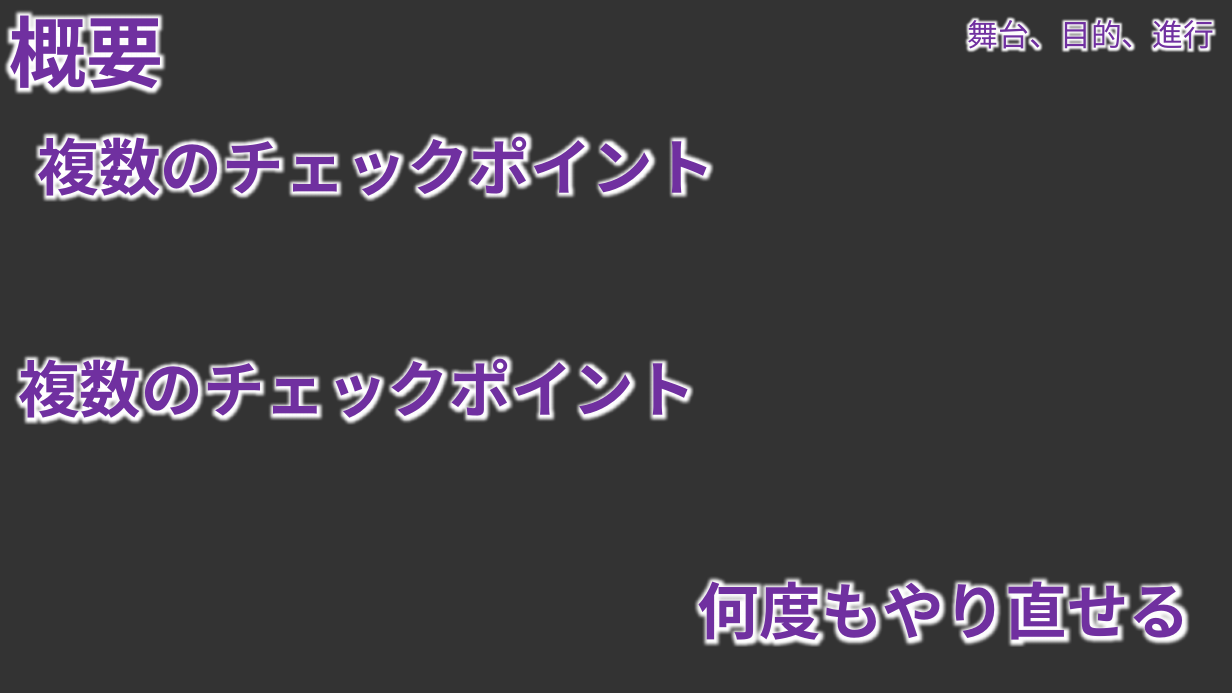
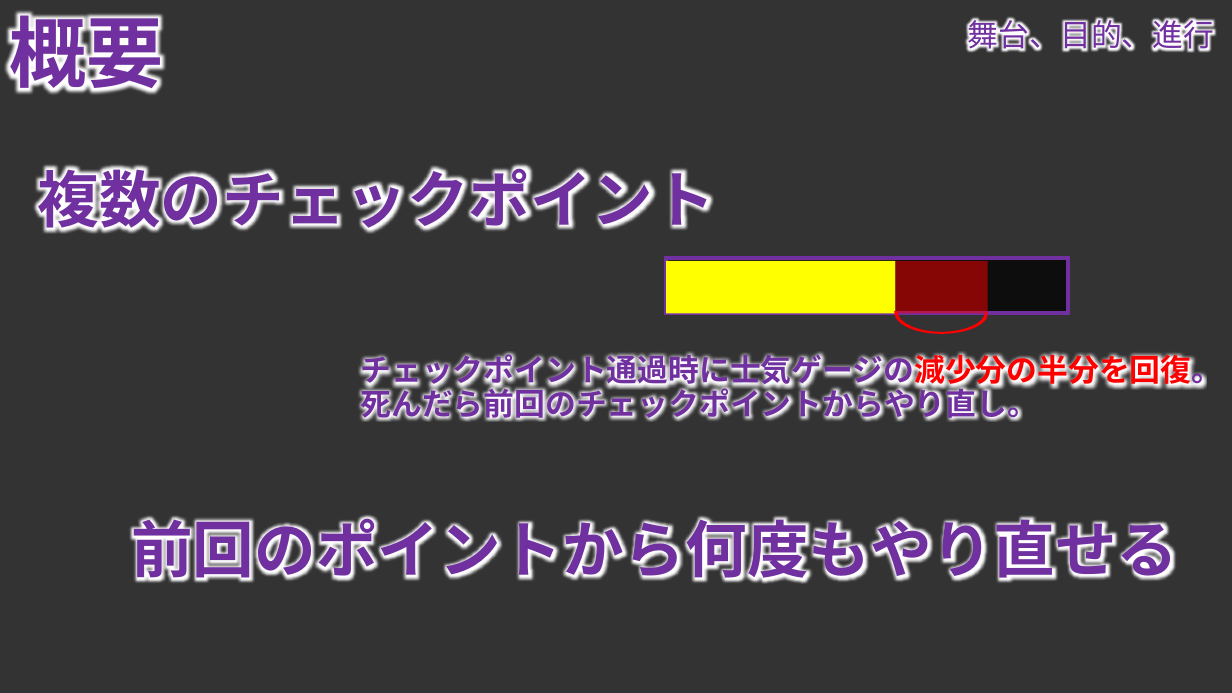
Before and after one commit to TomoyaKanazaki/TeamNinja, a slide deck: slide 7 of 98_plan/00_pptx/100_mainplan.pptx (slide 6 before the commit). Drawn at 1232x693 pixels with LibreOffice and Linux fonts; fonts in the diff are those of the drawing; background and template pictures are left out. Boxes give left, top, right and bottom in pixels: in the first picture for what was removed or moved away, otherwise in the second. Text is boxed around its words. In the diff, an @@ line names an element or a change of style, - is before the commit and + after.

```diff
--- a/98_plan/00_pptx/100_mainplan.pptx
+++ b/98_plan/00_pptx/100_mainplan.pptx
@@ text "複数のチェックポイント": place and size @@
-text "複数のチェックポイント" at <box>38,132,715,201</box>
+text "複数のチェックポイント" at <box>38,164,715,233</box>
@@ rectangle added at <box>666,258,1068,313</box>, fill #0D0D0D, outline #7030A0 3 pt @@
@@ rectangle added at <box>666,261,896,313</box>, fill #FFFF00 @@
@@ rectangle added at <box>896,261,988,313</box>, fill #FF0000 at 50% opacity @@
@@ curved right arrow added at <box>896,312,988,333</box>, fill #FF0000, outline #FF0000 1.5 pt @@
@@ text added at <box>361,350,1223,390</box>, 24 pt, text #7030A0, bold @@
+チェックポイント通過時に士気ゲージの減少分の半分を回復。
@@ text at <box>361,383,1039,423</box>: text changed; size 48 to 24 pt @@
-複数のチェックポイント
+死んだら前回のチェックポイントからやり直し。
@@ text at <box>131,509,1178,588</box>: text changed @@
-何度もやり直せる
+前回のポイントから何度もやり直せる
```
Also in this commit, not shown: 6 other slides changed, 3 slides added, 20 other files.
